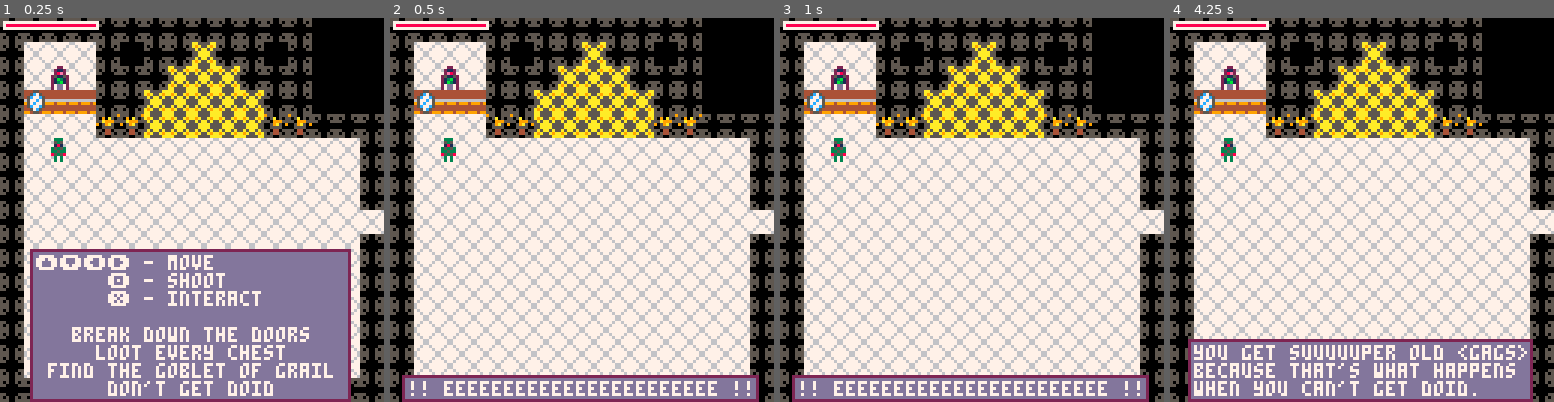
Above: before the commit, frames 1-4 (left to right).
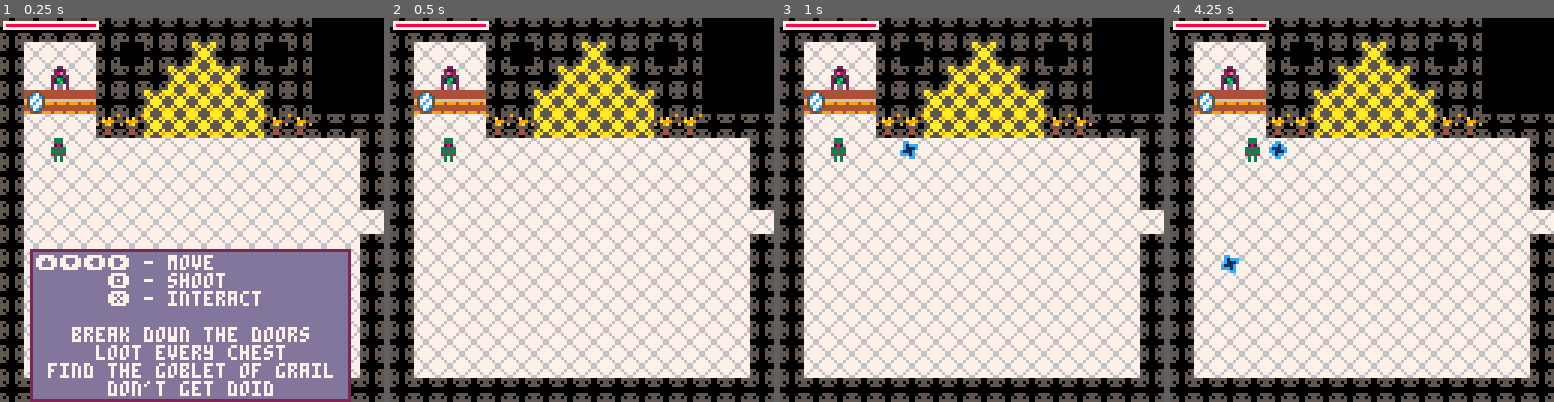
Above: after the commit, the same moments.

Repository: rledford/pico-door
Game: PICO-8 cartridge door.p8
The game is run twice, just before and just after one commit, with the same random seed, the same clock (stepped at 60 frames per second) and the same inputs.
Inputs:
- Up to frame 1 (0.25 s): no input
- Up to frame 2 (0.5 s): tap X (X key) at 0.33 s
- Up to frame 3 (1 s): tap O (Z key) at 0.7 s
- Up to frame 4 (4.25 s): tap X (X key) at 1.07, 1.85, 2.97, 4.08 s; hold Right 1.6-2.1 s; tap O (Z key) every 0.4 s from 1.7 to 4.1 s; hold Up 2.15-2.42 s; hold Right 2.47-3.03 s; hold Left 3.08-3.58 s; hold Down 3.63-3.97 s; hold Right from 4.02 s (still down)

Frame 1 is identical in both runs. In frame 2, 6.5% of the frame differs, in the area x 3-97%, y 92-100%; in frame 3, 6.7%; in frame 4, 13%, in the area x 4-95%, y 31-100%.

Commit message:
Remove comments. Update sprites.

Diff:
--- a/door.p8
+++ b/door.p8
@@ -126,7 +126,6 @@
 TRAP_TILE,
 PORTAL_TILE,
 VENDOR_TILE,
-GEM_TILE,
 HP_TILE,
 CHEST_TILE,
 TORCH_TILE,
@@ -144,7 +143,7 @@
 SNOIPER_TILE,
 THE_DISTANCE_TILE,
 HURT_FLASH_PAL =
-	0,1,2,0,1,2,4,3,16,6,19,21,37,28,27,14,57,40,41,42,43,44,45,22,5,35,12,60,28,29,
+	0,1,2,0,1,2,4,3,16,6,19,21,37,27,14,57,40,41,42,43,44,45,22,5,35,12,60,39,40,
 	{8,8,8,8,8,8,8,8,8,8,8,8,8,8,8,8}
 
 -- globals --
@@ -222,7 +221,6 @@
 		" find the goblet of grail ",
 		"      don't get doid      ",
 	}, 750)
-	start_win_sequence()
 end
 
 function calculate_stat_totals_from_map()
@@ -232,7 +230,7 @@
 			if t == 3 then
 				total_doors += 1
 			end
-			if (t >= 41 and t <= 45) or t == 28 or t == 29 then
+			if t >= 39 and t <= 45 then
 				total_chests += 1
 			end
 		end
@@ -439,7 +437,6 @@
 		this.inventory,
 		this.anim,
 		this.can_interact = {
-			-- upgrade_max_gems,
 			upgrade_hp,
 			upgrade_damage,
 			upgrade_fire_rate,
@@ -452,10 +449,10 @@
 		if this.can_interact and btnp(k_action) then
 			show_toast_message({
 				"i am the all powerful lunkik.",
+				"",
 				"i used to be a vendor but i",
 				"required too many tokens..."
 			})
-			-- show_vendor_window(this)
 		end
 		this.anim.update()
 	end,
@@ -465,8 +462,6 @@
 	spr = UPGRADE_HP_TILE,
 	name = "let me live",
 	description = "increase hp and healz",
-	-- cost = 100,
-	-- persist = true,
 	on_upgrade = function()
 		player.max_hp += 3.75
 		player.hp = player.max_hp
@@ -478,8 +473,6 @@
 	spr = UPGRADE_DMG_TILE,
 	name = "tis more than a scratch",
 	description = "increase damage",
-	-- cost = 300,
-	-- persist = true,
 	on_upgrade = function()
 		player.projectile_damage += 2
 		increase_difficulty(0.15)
@@ -490,24 +483,17 @@
 	spr = FAST_SHOT_TILE,
 	name = "it's high noon",
 	description = "increase fire rate",
-	-- cost = 500,
-	-- persist = true,
 	on_upgrade = function()
 		player.fire_rate = clamp(player.fire_rate - 1.5, 8, 20)
 		player.fire_timer = 0
 		increase_difficulty(0.15)
-		-- if player.fire_rate <= 8 then
-		-- 	upgrade_fire_rate.persist = false
-		-- end
 	end
 }
 
 upgrade_projectile_ricochet = {
 	spr = RICOCHET_TILE,
 	name = "(bounce) pogo pogo...",
-	description = "projectiles bounce",
-	-- cost = 500,
-	-- persist = false,
+	description = "shots bounce",
 	on_upgrade = function()
 		player.has_ricochet = true
 		increase_difficulty(0.3)
@@ -517,9 +503,7 @@
 upgrade_projectile_pierce = {
 	spr = PIERCE_TILE,
 	name = "nice earings",
-	description = "projectiles pierce",
-	-- cost = 1000,
-	-- persist = false,
+	description = "shots pierce enemies",
 	on_upgrade = function()
 		player.has_pierce = true
 		increase_difficulty(0.3)
@@ -538,8 +522,8 @@
 
 upgrade_projectile_lifetime = {
 	spr = THE_DISTANCE_TILE,
-	name = "the distance",
-	description = "increase projectile lifetime",
+	name = "cake",
+	description = "increase 'the distance' of shots",
 	on_upgrade = function()
 		player.projectile_lifetime += 15
 		increase_difficulty(0.25)
@@ -645,7 +629,8 @@
 			type.on_upgrade()
 			chests_looted += 1
 			sfx(11)
-			show_toast_message({type.name,type.description},100)
+			show_toast_message({type.name},100)
+			show_toast_message({type.description},100)
 			destroy_object(pickup)
 		end
 
@@ -1209,7 +1194,6 @@
 function show_player_stats_toast()
 	show_toast_message({
 		"     health: "..tostr(flr(player.hp)).."/"..tostr(player.max_hp),
-		-- "     gems: "..tostr(player.gems).."/"..tostr(player.max_gems),
 		"     damage: "..tostr(player.projectile_damage),
 		"  fire dist: "..tostr(flr(30/player.projectile_speed/player.projectile_lifetime*30)*8),
 		"  fire rate: "..tostr(30/player.fire_rate).."/sec",
@@ -1725,9 +1709,6 @@
 	if debug then
 		rect(obj.x+obj.hitbox.x,obj.y+obj.hitbox.y,obj.x+obj.hitbox.x+obj.hitbox.w-1,obj.y+obj.hitbox.y+obj.hitbox.h-1,8)
 	end
-	-- if obj.hp and obj ~= player then
-	-- 	print(tostr(obj.hp), obj.x, obj.y, 8)
-	-- end
 end
 
 function draw_particles()
@@ -1762,13 +1743,6 @@
 	pal()
 end
 
--- function draw_gems_bar()
--- 	local yoffset,pad,w,h = 3,1,31,2
--- 	rectfill(camera_pos.x + pad, camera_pos.y + pad + yoffset, camera_pos.x + w + pad, camera_pos.y + h + pad + yoffset, 0)
--- 	rectfill(camera_pos.x + pad, camera_pos.y + pad + yoffset, camera_pos.x + pad + flr(player.gems/player.max_gems*w), camera_pos.y + h + pad + yoffset, 11)
--- 	rect(camera_pos.x + pad, camera_pos.y + pad + yoffset, camera_pos.x + w + pad, camera_pos.y + h + pad + yoffset, 7)
--- end
-
 function draw_boss_hp_bar()
 	left,top,w,h=camera_pos.x+6*TILE_SIZE,camera_pos.y+1,39,5
 	rectfill(left, top, left + w, top + h, 0)
@@ -1781,11 +1755,6 @@
 -----------
 
 function start_room_transition(x_index, y_index)
-	-- if overload_portal ~= nil then
-	-- 	destroy_object(overload_portal)
-	-- 	overload_portal = nil
-	-- end
-
 	foreach(objects, function(obj)
 		if obj.type ~= player_type then
 			add(transition_objects, obj)
@@ -1820,9 +1789,6 @@
 				init_object(torch_type, tx, ty)
 			elseif tile_type == TRAP_TILE then
 				init_object(trap_type, tx, ty)
-			-- elseif tile_type == PORTAL_TILE then
-			-- 	mset(c, r, FLOOR_TILE)
-			-- 	init_object(portal_type, tx, ty)
 			elseif tile_type == VENDOR_TILE then
 				mset(c, r, FLOOR_TILE)
 				if vendor == nil then
@@ -1838,12 +1804,8 @@
 				place_upgrade_chest(c,r,tx,ty,upgrade_projectile_ricochet)
 			elseif tile_type == PIERCE_TILE then
 				place_upgrade_chest(c,r,tx,ty,upgrade_projectile_pierce)
-			-- elseif tile_type == SATCHEL_TILE then
-			-- 	place_upgrade_chest(c,r,tx,ty,upgrade_max_gems)
 			elseif tile_type == FAST_SHOT_TILE then
 				place_upgrade_chest(c,r,tx,ty,upgrade_fire_rate)
-			-- elseif tile_type == OVERLOAD_TILE then
-			-- 	place_upgrade_chest(c,r,tx,ty,upgrade_overload)
 			elseif tile_type == SNOIPER_TILE then
 				place_upgrade_chest(c,r,tx,ty,upgrade_target_radius)
 			elseif tile_type == THE_DISTANCE_TILE then
@@ -2431,13 +2393,13 @@
 
 
 __gff__
-0101000381810000000000000000010000000000000000000001000000000000000000000000000100000000000000000000000000000000000101010000000000000000000000000000000000000000000000000000000000000000000000000000000000000000000000000000000000000000000000000000000000000000
+0101000381810000000101000000010000000000000000000000000000000000000000000000000000000000000000000000000000000000000101010000000000000000000000000000000000000000000000000000000000000000000000000000000000000000000000000000000000000000000000000000000000000000
 0000000000000000000000000000000000000000000000000000000000000000000000000000000000000000000000000000000000000000000000000000000000000000000000000000000000000000000000000000000000000000000000000000000000000000000000000000000000000000000000000000000000000000
 __map__
 0101010101010101010101010100000000000000000000000000000101010101000101010101010000000000000000000000000000000000000000000000000000000000000000000000000000000000000000000000000000000000000000000000000000000000000000000000000000000000000000000000000000000000
 01020202010001010501010001000000000000000000000000000001022c0201000102020202010000000000000000000000000000000000000001010101010000000000000000000000000000000000000000000000000000000000000000000000000000000000000000000000000000000000000000000000000000000000
 0102250201010105050501010100000000000000000000000000000102020201010101021002010000000000000000000000000000000000000001102a10010000000000010101010101010101000000000000000000000000000000000000000000000000000000000000000000000000000000000000000000000000000000
-010c272701010505050505010100000000000000000000000000000102020202020203100202010000000000000000000000000000000000000001021002010000000001010101013901010101010000000000000000000000000000000000000000000000000000000000000000000000000000000000000000000000000000
+010c090901010505050505010100000000000000000000000000000102020202020203100202010000000000000000000000000000000000000001021002010000000001010101013901010101010000000000000000000000000000000000000000000000000000000000000000000000000000000000000000000000000000
 0102020239390505050505393901010100000000000000000000000102020201010139021002010000000000000000000000000000000000000001020202010000000001013902020202023901010000000000000000000000000000000000000000000000000000000000000000000000000000000000000000000000000000
 0102020202020202020202020202020100010101010101010000000102060201000102020202010000000000000000000000000000000000000001020202010000000001010202020202020201010000000000000000000000000000000000000000000000000000000000000000000000000000000000000000000000000000
 0102020202020202020202020202020100010202020202010000000102020201000102020202010101010000000000000000000000000101010101020202010000000001010202022302020201010000000000000000000000000000000000000000000000000000000000000000000000000000000000000000000000000000
Not shown, changed: 26 lines of the sprite sheet (__gfx__) section of door.p8
